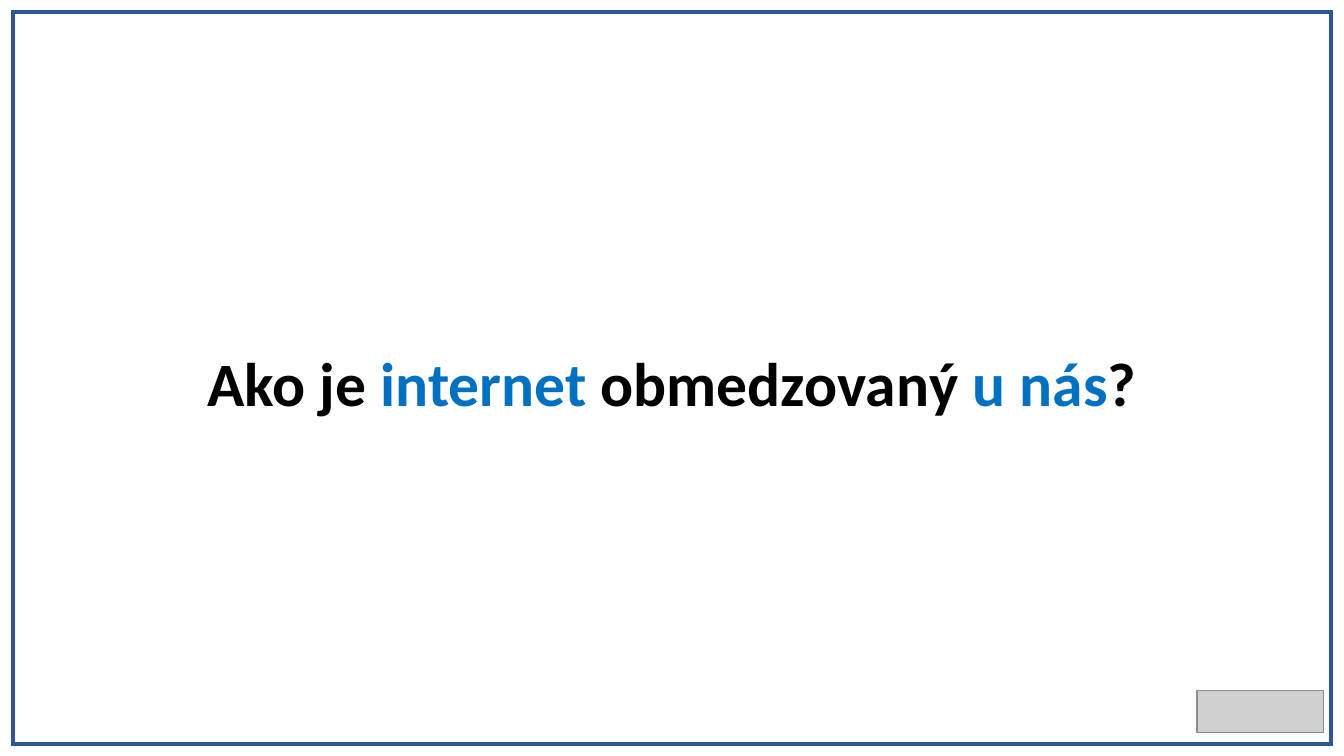
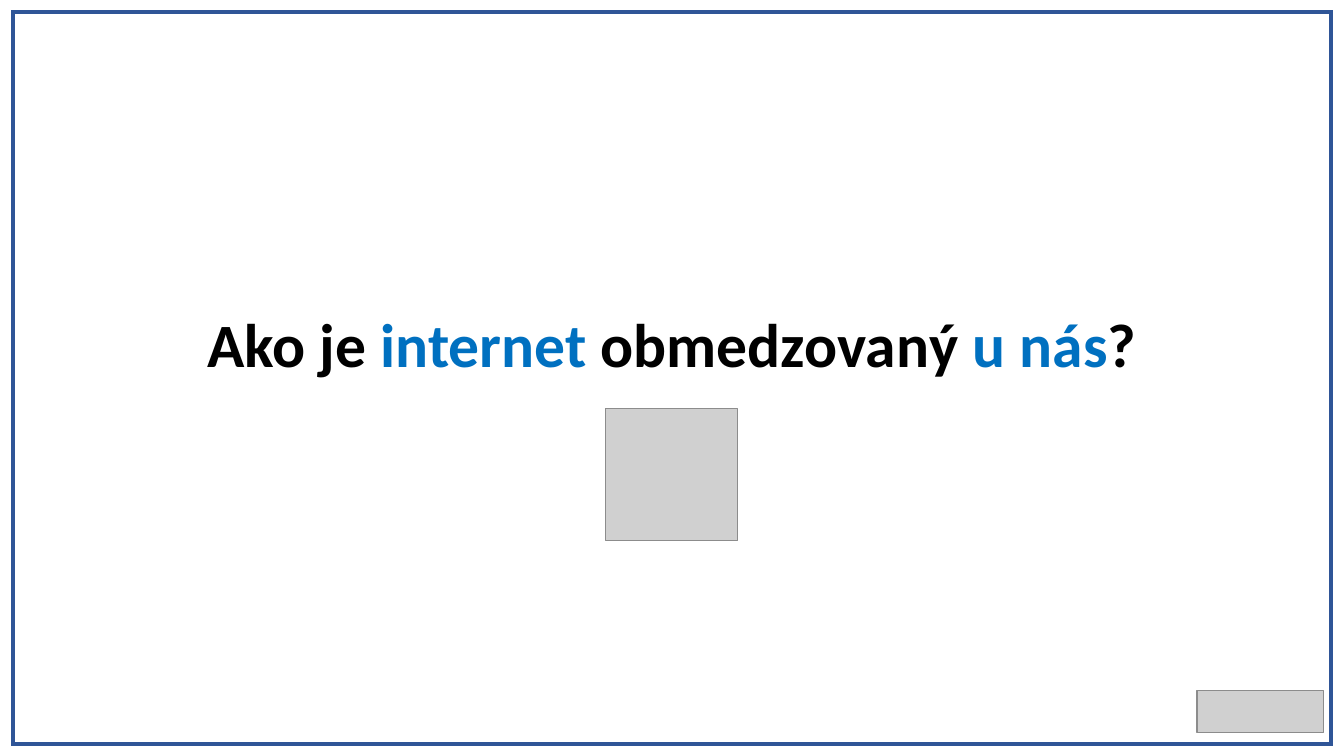
Before and after one commit to Realrio13/projekt, a slide deck: slide 7 of Prezentacia SPOJENA.pptx. Drawn at 1344x756 pixels with LibreOffice and Linux fonts; fonts in the diff are those of the drawing; grey boxes stand for pictures. Boxes give left, top, right and bottom in pixels: in the first picture for what was removed or moved away, otherwise in the second. Text is boxed around its words. In the diff, an @@ line names an element or a change of style, - is before the commit and + after.

```diff
--- a/Prezentacia SPOJENA.pptx
+++ b/Prezentacia SPOJENA.pptx
@@ title "Ako je internet obmedzovaný u ...": place and size @@
-title "Ako je internet obmedzovaný u ..." at [208, 362, 1137, 417]
+title "Ako je internet obmedzovaný u ..." at [208, 323, 1137, 378]
@@ picture added at [606, 409, 738, 541] @@
```
Also in this commit, not shown: 12 other slides changed.
